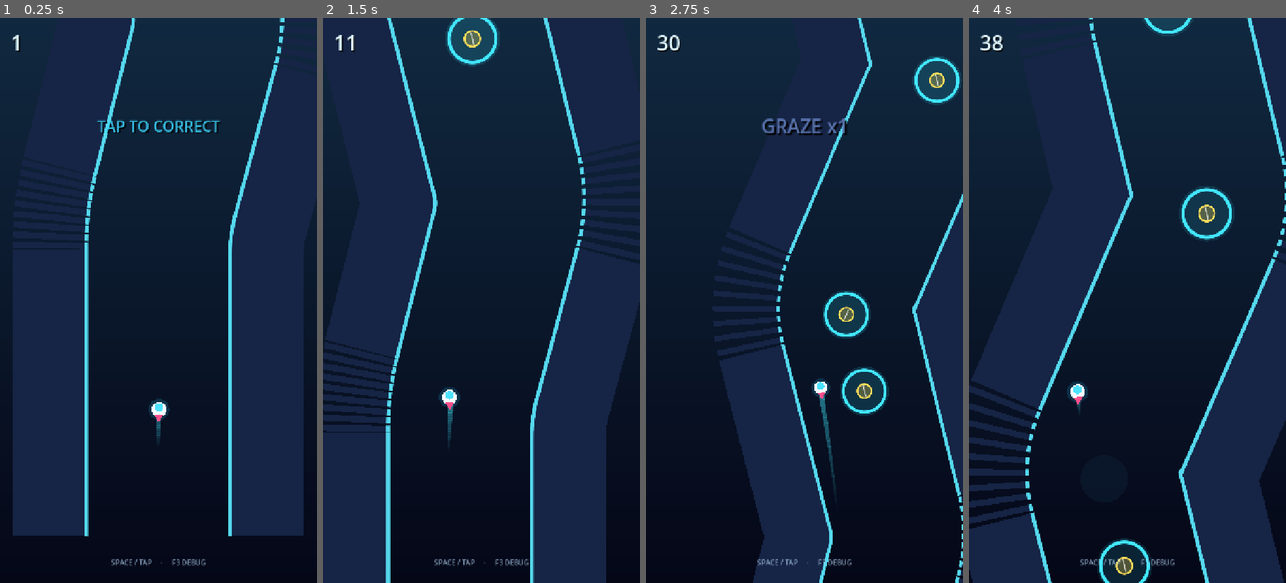
Above: before the commit, frames 1-4 (left to right).
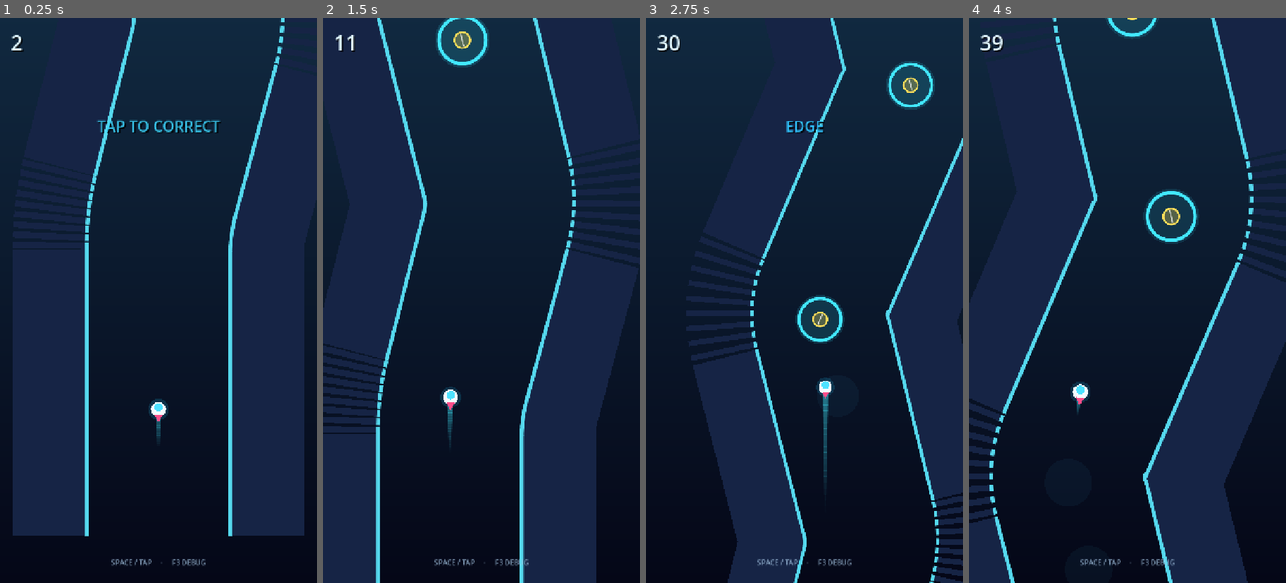
Above: after the commit, the same moments.

Repository: quockhanh290/gravityman
Game: Godot game, scene res://scenes/game.tscn
Two runs of this game, one before a commit and one after it. Both use one fixed random seed, a clock stepped at 60 frames per second and the inputs below.
Inputs (mouse positions are in pixels of both pictures, inside the frame that each line leads up to):
- Up to frame 1 (0.25 s): no input
- Up to frame 2 (1.5 s): tap Enter at 0.5 s; move the mouse to (551, 272) at 0.52 s; hold Space (tap) 0.53-1.28 s; click (551, 272) at 0.67 s; move the mouse to (418, 328) at 1.27 s; tap 2 (disable_death) at 1.35 s; click (418, 328) at 1.42 s
- Up to frame 3 (2.75 s): tap Space (tap) at 1.55, 2.3 s; move the mouse to (836, 176) at 2.02 s; hold 4 (force_high_speed) from 2.03 s (still down); click (836, 176) at 2.17 s
- Up to frame 4 (4 s): move the mouse to (1111, 413) at 2.77 s; release 4 (force_high_speed) at 2.78 s; tap 3 (force_low_speed) at 2.85 s; click (1111, 413) at 2.92 s; tap Space (tap) at 3.05, 3.8 s; move the mouse to (1222, 385) at 3.52 s; hold 1 (slow_motion) from 3.53 s (still down); click (1222, 385) at 3.67 s

The runs differ from the first frame. In frame 1, 1.0% of the frame differs, in the area x 3-96%, y 0-92%; in frame 2, 12%; in frame 3, 20%; in frame 4, 24%, in the area x 0-100%, y 0-100%.

Commit message:
Make one-tap heading predictable through bends

Diff:
--- a/scripts/game.gd
+++ b/scripts/game.gd
@@ -166,7 +166,7 @@
 		if death_disabled:
 			var wall_side := signf(float(closest_sample.signed_distance))
 			hero.position = Vector2(closest_sample.center) + Vector2(closest_sample.normal) * wall_side * (float(closest_sample.width) * 0.5 - hero.radius - 3.0)
-			hero.steering_velocity *= -0.5
+			hero.set_flight_direction(hero.velocity.bounce(Vector2(closest_sample.normal)).normalized())
 			_show_event("SAVED (NO DEATH)", Color("ff9eb8"), 0.35)
 		else:
 			_crash(Vector2(closest_sample.normal) * signf(float(closest_sample.signed_distance)))
@@ -249,7 +249,7 @@
 func _update_ui(sample: Dictionary, desired: Dictionary) -> void:
 	score_label.text = str(distance_score + bonus_score / 100)
 	if debug_enabled:
-		debug_label.text = "F3 DEBUG\nvelocity   %7.1f, %7.1f\nforward    %7.1f\nvel angle  %7.1f deg\ndesired    %7.1f deg\nerror      %+7.1f deg\nlateral    %+7.1f\nsteering   %+7.1f\ntap state  %+7.2f\nstreak     %d\npad        %s\ngraze      %s (%s)\nfps        %d\n\nR restart | 1 half speed: %s\n2 no death: %s | 3 low | 4 high" % [hero.velocity.x, hero.velocity.y, hero.forward_speed, rad_to_deg(hero.velocity.angle()), desired.angle, hero.steering_error_degrees, hero.lateral_velocity, hero.steering_velocity, hero.tap_correction_state, perfect_streak, last_pad_quality, str( …(106 unchanged characters)…
+		debug_label.text = "F3 DEBUG\nvelocity   %7.1f, %7.1f\nforward    %7.1f\nheading    %+7.1f deg\ndesired    %+7.1f deg\nworld up      0.0 deg\nerror      %+7.1f deg\nreturn     %+7.1f deg/s\ntap impulse %+6.1f deg\nlateral    %+7.1f\nstreak     %d\npad        %s\ngraze      %s (%s)\nfps        %d\n\nR restart | 1 half speed: %s\n2 no death: %s | 3 low | 4 high" % [hero.velocity.x, hero.velocity.y, hero.forward_speed, rad_to_deg(hero.heading_angle), hero.desired_heading_degrees, hero.steering_error_degrees, hero.vertical_return_contribution_degrees, hero.last_tap_impulse_degrees, hero.lateral_velocity, perfect_streak, last_pad_quality, str( …(106 unchanged characters)…
 
 func _spawn_pad(world_position: Vector2, direction: Vector2, difficulty: float, risky: bool) -> void:
 	var pad: BoostPad = pad_scene.instantiate()
--- a/scripts/hero.gd
+++ b/scripts/hero.gd
@@ -5,21 +5,24 @@
 @export var cruise_speed := 360.0
 @export var max_speed := 920.0
 @export var min_speed := 300.0
-@export var tap_steering_impulse := 72.0
-@export var natural_drift_acceleration := 52.0
-@export_range(0.0, 2.0, 0.01) var steering_damping := 0.12
-@export var max_lateral_velocity := 175.0
-@export_range(1.0, 12.0, 0.1) var trajectory_follow_rate := 5.0
+@export_range(1.0, 12.0, 0.1) var tap_angle_impulse_degrees := 6.5
+@export_range(10.0, 70.0, 1.0) var vertical_return_rate_degrees := 34.0
+@export_range(30.0, 70.0, 1.0) var max_heading_angle_degrees := 52.0
+@export_range(0.0, 3.0, 0.1) var weak_corridor_follow_rate := 0.0
 @export var radius := 17.0
+
+const WORLD_UP := Vector2.UP
 
 var velocity := Vector2.ZERO
 var correction_direction := Vector2.UP
-var forward_direction := Vector2.UP
+var flight_direction := Vector2.UP
 var forward_speed := 0.0
-var steering_velocity := 0.0
+var heading_angle := 0.0
+var desired_heading_degrees := 0.0
 var lateral_velocity := 0.0
 var steering_error_degrees := 0.0
-var tap_correction_state := 0.0
+var vertical_return_contribution_degrees := 0.0
+var last_tap_impulse_degrees := 0.0
 var alive := true
 var trail_points: Array[Vector2] = []
 var tumble := 0.0
@@ -29,14 +32,16 @@
 func reset_flight(at_position: Vector2, initial_direction: Vector2) -> void:
 	position = at_position
 	forward_speed = cruise_speed
-	steering_velocity = 0.0
-	velocity = initial_direction.normalized() * forward_speed
-	forward_direction = initial_direction.normalized()
+	flight_direction = initial_direction.normalized()
+	heading_angle = wrapf(WORLD_UP.angle_to(flight_direction), -PI, PI)
+	velocity = flight_direction * forward_speed
 	correction_direction = initial_direction.normalized()
 	debug_desired_direction = correction_direction
 	lateral_velocity = 0.0
 	steering_error_degrees = 0.0
-	tap_correction_state = 0.0
+	desired_heading_degrees = rad_to_deg(heading_angle)
+	vertical_return_contribution_degrees = 0.0
+	last_tap_impulse_degrees = 0.0
 	alive = true
 	tumble = 0.0
 	rotation = velocity.angle() + PI * 0.5
@@ -47,10 +52,15 @@
 	if not alive:
 		return
 	correction_direction = target_direction.normalized()
-	# A tap changes only the corridor-local lateral steering state. It never adds
-	# forward energy, so rapid taps accumulate into visible opposite-wall oversteer.
-	steering_velocity = maxf(-max_lateral_velocity, steering_velocity - tap_steering_impulse)
-	tap_correction_state = -1.0
+	var desired_angle := wrapf(WORLD_UP.angle_to(correction_direction), -PI, PI)
+	# Fade correction smoothly through vertical so the tap direction cannot flip
+	# abruptly as a smoothed bend crosses from right to left.
+	var direction_strength := clampf(desired_angle / deg_to_rad(18.0), -1.0, 1.0)
+	var impulse := deg_to_rad(tap_angle_impulse_degrees) * direction_strength
+	heading_angle = clampf(heading_angle + impulse, -deg_to_rad(max_heading_angle_degrees), deg_to_rad(max_heading_angle_degrees))
+	last_tap_impulse_degrees = rad_to_deg(impulse)
+	flight_direction = WORLD_UP.rotated(heading_angle)
+	velocity = flight_direction * forward_speed
 
 func step_flight(delta: float, desired_direction: Vector2) -> void:
 	if not alive:
@@ -62,26 +72,26 @@
 		queue_redraw()
 		return
 
-	var forward := desired_direction.normalized()
-	var side := Vector2(-forward.y, forward.x)
-	debug_desired_direction = forward
-	forward_direction = forward_direction.slerp(forward, 1.0 - exp(-trajectory_follow_rate * delta)).normalized()
+	var desired := desired_direction.normalized()
+	var desired_angle := wrapf(WORLD_UP.angle_to(desired), -PI, PI)
+	var old_heading := heading_angle
+	debug_desired_direction = desired
+	desired_heading_degrees = rad_to_deg(desired_angle)
 
-	# The one-button balance: natural drift continuously builds steering toward
-	# +side, while taps push toward -side. Damping softens reversals but cannot
-	# cancel drift on its own, so both no-input and spam-input eventually fail.
-	steering_velocity += natural_drift_acceleration * delta
-	steering_velocity *= maxf(0.0, 1.0 - steering_damping * delta)
-	steering_velocity = clampf(steering_velocity, -max_lateral_velocity, max_lateral_velocity)
+	# World-up is the sole natural attractor. The actual heading remains a stable
+	# world-space angle and is never reconstructed from a rotating corridor basis.
+	heading_angle = move_toward(heading_angle, 0.0, deg_to_rad(vertical_return_rate_degrees) * delta)
+	vertical_return_contribution_degrees = rad_to_deg(heading_angle - old_heading) / maxf(delta, 0.0001)
+	if weak_corridor_follow_rate > 0.0:
+		heading_angle = move_toward(heading_angle, desired_angle, deg_to_rad(weak_corridor_follow_rate) * delta)
+	heading_angle = clampf(heading_angle, -deg_to_rad(max_heading_angle_degrees), deg_to_rad(max_heading_angle_degrees))
 	forward_speed = clampf(forward_speed, min_speed, max_speed)
 
-	# Compose direction from corridor-local components, then restore forward speed.
-	# Therefore regular taps rotate the trajectory without accelerating the hero.
-	var composed := forward_direction * forward_speed + side * steering_velocity
-	velocity = composed.normalized() * forward_speed
+	flight_direction = WORLD_UP.rotated(heading_angle)
+	velocity = flight_direction * forward_speed
+	var side := Vector2(-desired.y, desired.x)
 	lateral_velocity = velocity.dot(side)
-	steering_error_degrees = rad_to_deg(wrapf(velocity.angle() - forward.angle(), -PI, PI))
-	tap_correction_state = move_toward(tap_correction_state, 0.0, delta * 3.5)
+	steering_error_degrees = rad_to_deg(wrapf(heading_angle - desired_angle, -PI, PI))
 	position += velocity * delta
 	rotation = lerp_angle(rotation, velocity.angle() + PI * 0.5, delta * 7.0)
 
@@ -92,12 +102,18 @@
 
 func boost(amount: float, ideal_direction: Vector2, reorient: float) -> void:
 	var new_speed := minf(forward_speed + amount, max_speed)
-	var new_dir := velocity.normalized().slerp(ideal_direction.normalized(), clampf(reorient, 0.0, 1.0))
+	var new_dir := flight_direction.slerp(ideal_direction.normalized(), clampf(reorient, 0.0, 1.0)).normalized()
 	forward_speed = new_speed
-	forward_direction = forward_direction.slerp(ideal_direction.normalized(), clampf(reorient, 0.0, 1.0)).normalized()
-	velocity = new_dir.normalized() * forward_speed
-	var side := Vector2(-ideal_direction.y, ideal_direction.x).normalized()
-	steering_velocity = clampf(velocity.dot(side), -max_lateral_velocity, max_lateral_velocity)
+	flight_direction = new_dir
+	heading_angle = clampf(wrapf(WORLD_UP.angle_to(flight_direction), -PI, PI), -deg_to_rad(max_heading_angle_degrees), deg_to_rad(max_heading_angle_degrees))
+	flight_direction = WORLD_UP.rotated(heading_angle)
+	velocity = flight_direction * forward_speed
+
+func set_flight_direction(direction: Vector2) -> void:
+	flight_direction = direction.normalized()
+	heading_angle = clampf(wrapf(WORLD_UP.angle_to(flight_direction), -PI, PI), -deg_to_rad(max_heading_angle_degrees), deg_to_rad(max_heading_angle_degrees))
+	flight_direction = WORLD_UP.rotated(heading_angle)
+	velocity = flight_direction * forward_speed
 
 func set_speed(value: float) -> void:
 	forward_speed = clampf(value, min_speed, max_speed)
@@ -122,9 +138,8 @@
 	draw_polygon(PackedVector2Array([Vector2(-10, 12), Vector2(10, 12), Vector2(0, 30)]), PackedColorArray([Color("ff4e8a")]))
 	if debug_visuals:
 		var desired_local := debug_desired_direction.rotated(-rotation) * 125.0
-		var velocity_local := velocity.normalized().rotated(-rotation) * 125.0
-		var side_world := Vector2(-debug_desired_direction.y, debug_desired_direction.x)
-		var lateral_local := side_world.rotated(-rotation) * lateral_velocity * 0.55
+		var velocity_local := flight_direction.rotated(-rotation) * 125.0
+		var world_up_local := WORLD_UP.rotated(-rotation) * 105.0
 		draw_line(Vector2.ZERO, desired_local, Color("62ff8b"), 5.0, true)
 		draw_line(Vector2.ZERO, velocity_local, Color("4de2ff"), 4.0, true)
-		draw_line(Vector2.ZERO, lateral_local, Color("ff5575"), 4.0, true)
+		draw_line(Vector2.ZERO, world_up_local, Color(0.9, 0.92, 0.96, 0.72), 3.0, true)
Not shown, changed: README.md
